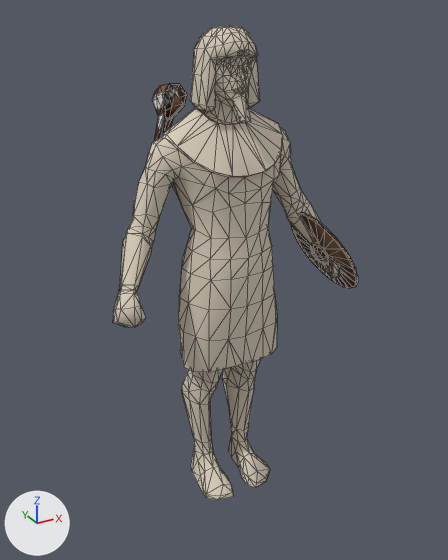
Renders of the glTF model public/assets/unit-models/9-slinger.glb from each side of a commit.
Camera for both pictures: a 50 mm camera at (-1.21, -2.16, 2.14) aimed at (-0.06, -0.07, 1.09). Arrows for +X, +Y and +Z are at lower left; the lights stay in place. The older version comes first. Mesh edges are drawn as thin lines. Vertices at exactly the same position are counted once.
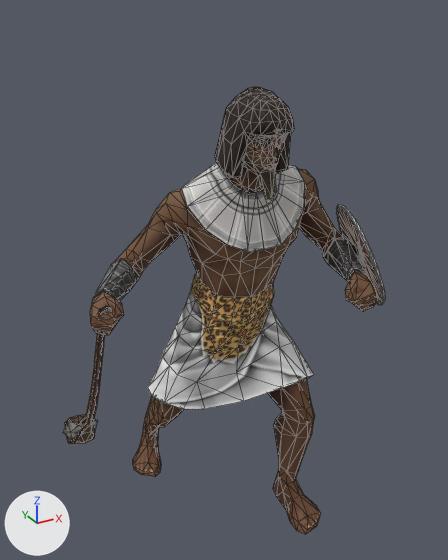
Where the change shows, as pixel boxes (x1, y1, x2, y2) in the pictures (448 x 560 px; the box of a moved part takes in the faces that stretch with it):
'Mesh_0', surface changed, reshaped, recoloured (31% wider): before (112, 26, 358, 500); after (63, 87, 385, 534)
part 1 of me_mesh_0, moved or reshaped: before (164, 87, 183, 118); after (63, 419, 98, 442)
part 2 of me_mesh_0, moved or reshaped (not visible before): after (99, 306, 112, 315)
part 3 of me_mesh_0, moved or reshaped: before (291, 212, 358, 288); after (336, 204, 385, 305)
part 4 of me_mesh_0, moved or reshaped: before (112, 26, 341, 500); after (65, 87, 377, 534)
part 5 of me_mesh_0, recoloured: before (291, 212, 358, 288); after (336, 204, 385, 305)

The edits, one by one:
Picture 'Image_2' (img_image_2) is new.
Picture 'Image_1' (img_image_1) is new.
In material 'Material_0' (mat_material_0), base_color is no longer (0.72, 0.64, 0.52), pale yellow #ddd1bf.
In material 'Material_0' (mat_material_0), texture is now set to img_image_0.
In material 'Material_0' (mat_material_0), roughness goes from 0.9 to 0.85.
Material 'Material_1' (mat_material_1) changes its picture from img_image_0 to img_image_1.
Material 'Material_2' (mat_material_2) is new.
Its texture is img_image_2.
Its metallic is 0.05.
Its roughness is 0.85.
me_mesh_0 is used by ob_mesh_0; location (0.0, 0.0, 0.0).
me_mesh_0 had 1018 vertices, 2004 faces and spanned x -0.56..0.58, y -0.27..0.38, z 0.0..2.08.
me_mesh_0 now has 1018 vertices, 2004 faces and spans x -0.76..0.49, y -0.61..0.45, z -0.01..1.88.
me_mesh_0 part 1: the loose piece of 13 vertices spanning x -0.17..-0.07, y 0.24..0.38, z 1.71..1.84 is multiplied about its middle by the matrix ((0.162, -0.901, 0.401), (-0.205, 0.367, 0.907), (-0.965, -0.229, -0.126)), then moved by (-0.57, -0.24, -1.3).
me_mesh_0 part 2: the loose piece of 36 vertices spanning x -0.48..-0.43, y -0.08..-0.02, z 1.1..1.18 is multiplied about its middle by the matrix ((0.1, -0.949, 0.3), (-0.756, 0.124, 0.643), (-0.647, -0.291, -0.705)), then moved by (-0.19, -0.26, 0.03).
me_mesh_0 part 3: the loose piece of 124 vertices spanning x 0.36..0.58, y -0.27..0.16, z 0.94..1.31 is multiplied about its middle by the matrix ((-0.911, 0.386, -0.145), (0.39, 0.921, 0.003), (0.134, -0.054, -0.989)), then moved by (-0.08, -0.34, 0.11).
me_mesh_0 part 4: 837 of 1018 vertices moved; they spanned x -0.56..0.56, y -0.17..0.38, z 0.0..2.08 and now span x -0.75..0.43, y -0.61..0.45, z -0.01..1.88; mean shift (-0.09, -0.2, -0.19); largest move (-0.04, 0.33, 1.79) -> (-0.69, 0.07, 0.39).
me_mesh_0 part 5: 250 of the faces centred in x 0.36..0.57, y -0.27..0.16, z 0.94..1.31 switch from mat_material_1 (picture img_image_0) to mat_material_2 (picture img_image_2).
Other edits to the shape of me_mesh_0 do not show in these pictures.
